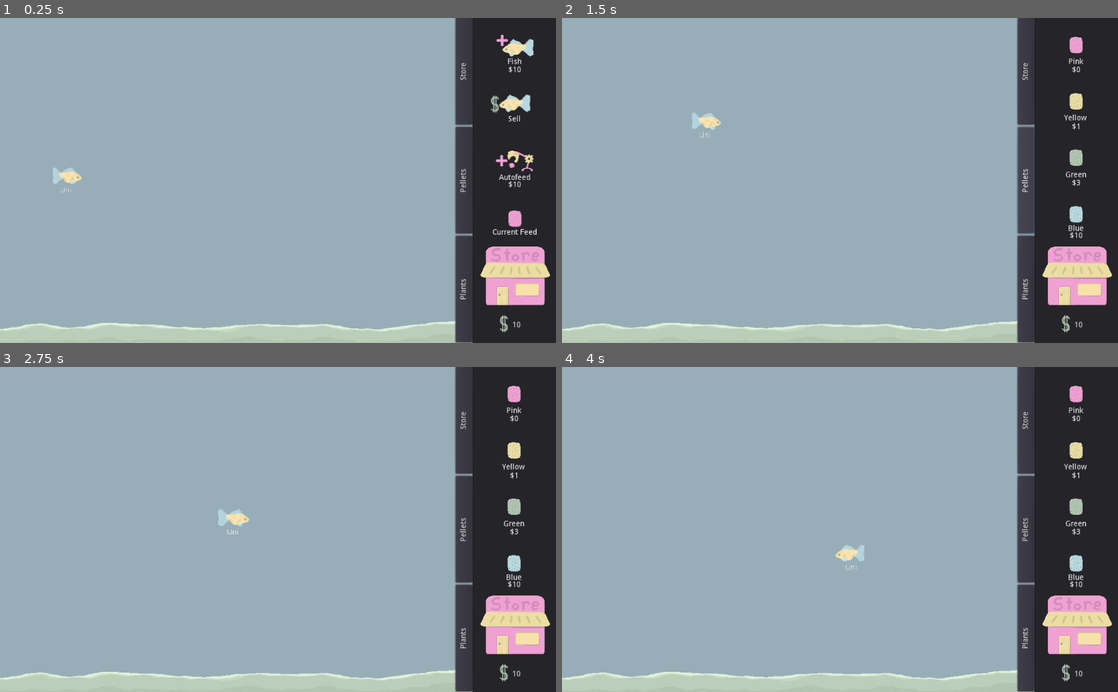
Above: before the commit, frames 1-4 (two rows, left to right).
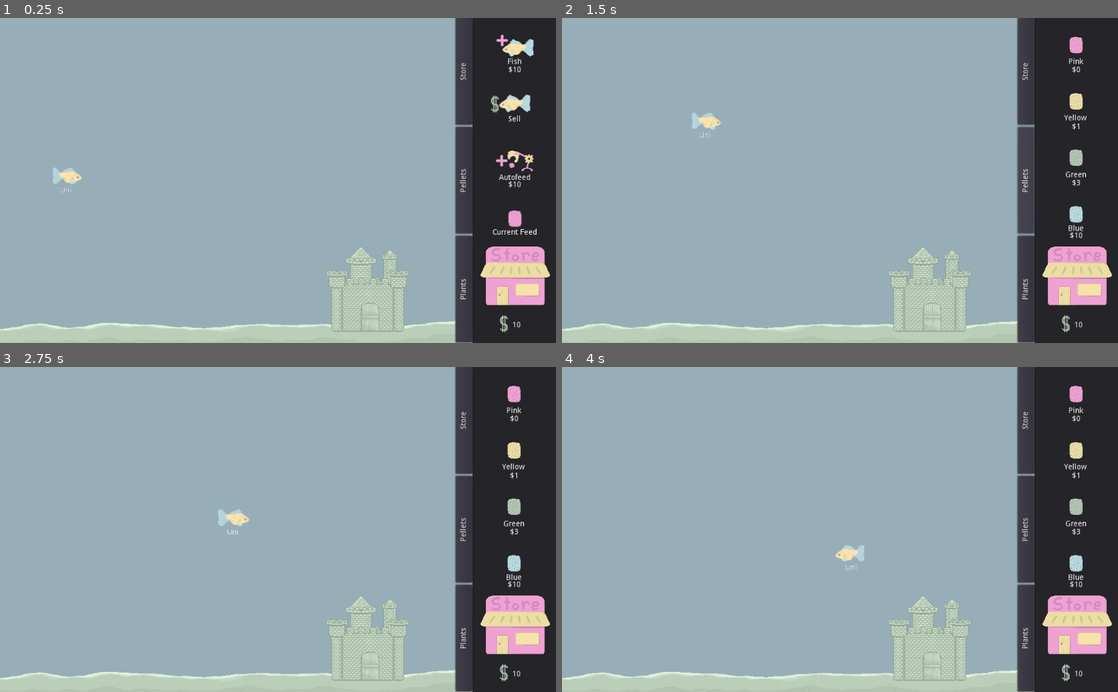
Above: after the commit, the same moments.

Repository: Struckdown/oohgamejam2020
Game: Godot game, scene res://Scenes/World.tscn
Same seed, same stepped clock (60 frames per second), same inputs: the game is played once before the commit and once after it.
Inputs:
- Up to frame 1 (0.25 s): no input
- Up to frame 2 (1.5 s): click "Plants" at 0.5 s; click "Pellets" at 1.25 s
- Up to frame 3 (2.75 s): click "Pink" at 2 s
- Up to frame 4 (4 s): click "Yellow" at 2.75 s; click "Green" at 3.5 s

The runs differ from the first frame. In frame 1, 1.9% of the frame differs, in the area x 58-74%, y 70-97%; in frame 2, 1.9%; in frame 3, 1.9%; in frame 4, 1.9%.

Commit message:
Pellets update based on selected pellet

Diff:
--- a/src/Scenes/StoreUI.tscn
+++ b/src/Scenes/StoreUI.tscn
@@ -437,3 +437,7 @@
 [connection signal="pressed" from="Content/MainShopUI/VBoxContainer/SellButton" to="." method="_on_SellButton_pressed"]
 [connection signal="pressed" from="Content/MainShopUI/VBoxContainer/AutofeederBtn" to="." method="_on_AutofeederBtn_pressed"]
 [connection signal="pressed" from="Content/MainShopUI/VBoxContainer/FeedButton" to="." method="_on_FeedButton_pressed"]
+[connection signal="pressed" from="Content/PelletShopUI/VBoxContainer/Pellet1" to="." method="_on_Pellet_pressed" binds= [ "pink" ]]
+[connection signal="pressed" from="Content/PelletShopUI/VBoxContainer/Pellet2" to="." method="_on_Pellet_pressed" binds= [ "yellow" ]]
+[connection signal="pressed" from="Content/PelletShopUI/VBoxContainer/Pellet3" to="." method="_on_Pellet_pressed" binds= [ "green" ]]
+[connection signal="pressed" from="Content/PelletShopUI/VBoxContainer/Pellet4" to="." method="_on_Pellet_pressed" binds= [ "blue" ]]
--- a/src/Scenes/World.tscn
+++ b/src/Scenes/World.tscn
@@ -6,6 +6,7 @@
 [ext_resource path="res://Scenes/StoreUI.tscn" type="PackedScene" id=4]
 [ext_resource path="res://Art/background/background.png" type="Texture" id=5]
 [ext_resource path="res://Scenes/Autofeeder.tscn" type="PackedScene" id=6]
+[ext_resource path="res://Art/Decorations/castle.png" type="Texture" id=7]
 
 [node name="World" type="Node"]
 script = ExtResource( 1 )
@@ -28,4 +29,9 @@
 [node name="CollisionShape2D" parent="Autofeeder" index="1"]
 position = Vector2( 401.593, 18.5708 )
 
+[node name="Castle" type="Sprite" parent="."]
+position = Vector2( 677.321, 500.199 )
+scale = Vector2( 1.19345, 1.22972 )
+texture = ExtResource( 7 )
+
 [editable path="Autofeeder"]
--- a/src/Scripts/MouseManager.gd
+++ b/src/Scripts/MouseManager.gd
@@ -16,7 +16,6 @@
 	if event is InputEventMouseButton:
 		if not(event.pressed and event.button_index == 1):	# Return if not left click
 			return
-		#IF VALID POSITION #TODO
 		match mouseState:
 			mouseStates.SELLING:
 				pass	# Handled by fish being clicked
--- a/src/Scripts/StoreUI.gd
+++ b/src/Scripts/StoreUI.gd
@@ -62,3 +62,7 @@
 	$Content/MainShopUI.hide()
 	$Content/PelletShopUI.hide()
 	updateUI()
+
+
+func _on_Pellet_pressed(type):
+	mouseManagerRef.activePelletType = type
Not shown, added: src/Art/Decorations/castle.png.import
Not shown: 1 places in src/Scenes/World.tscn that only renumber resources
